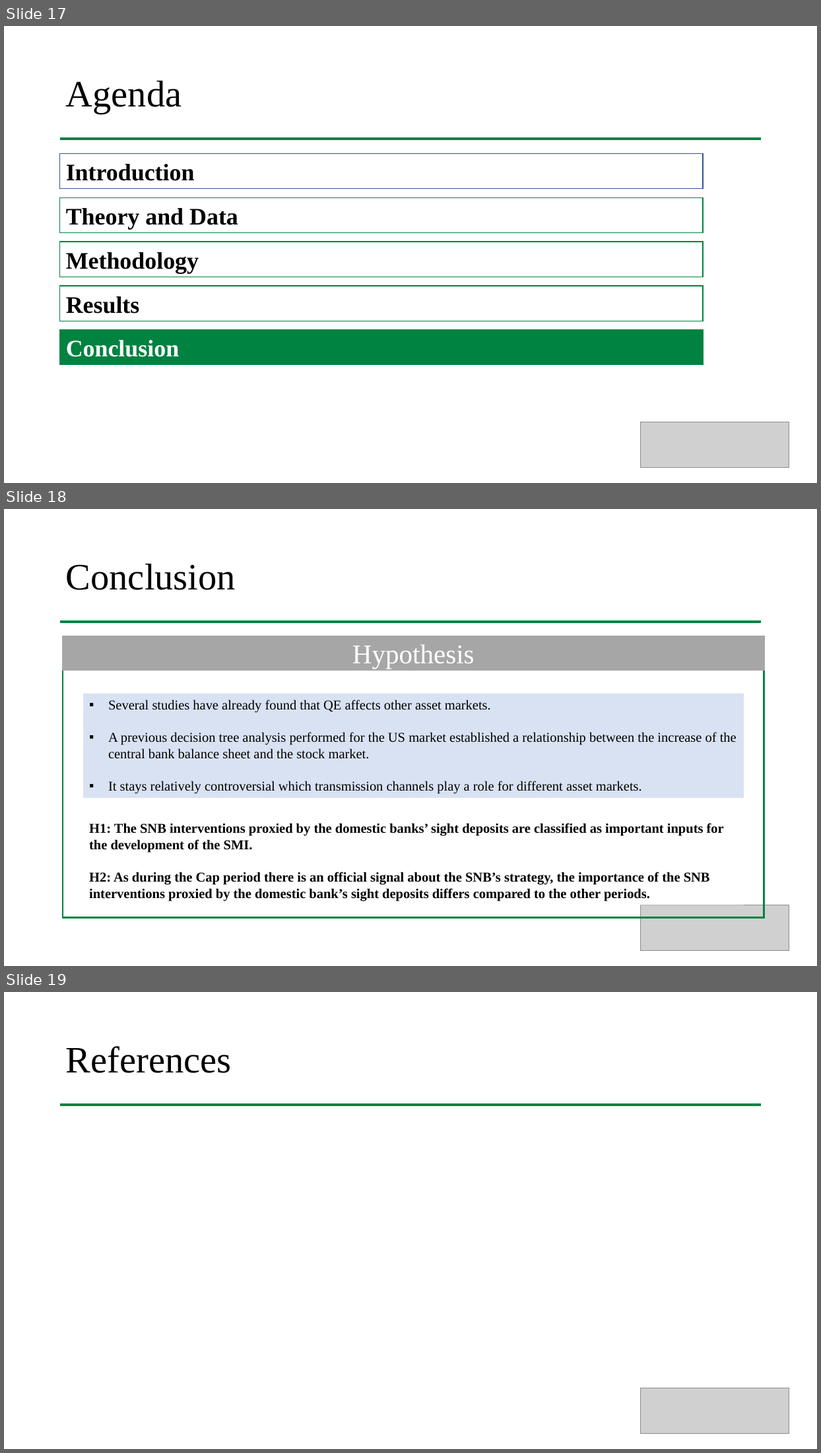
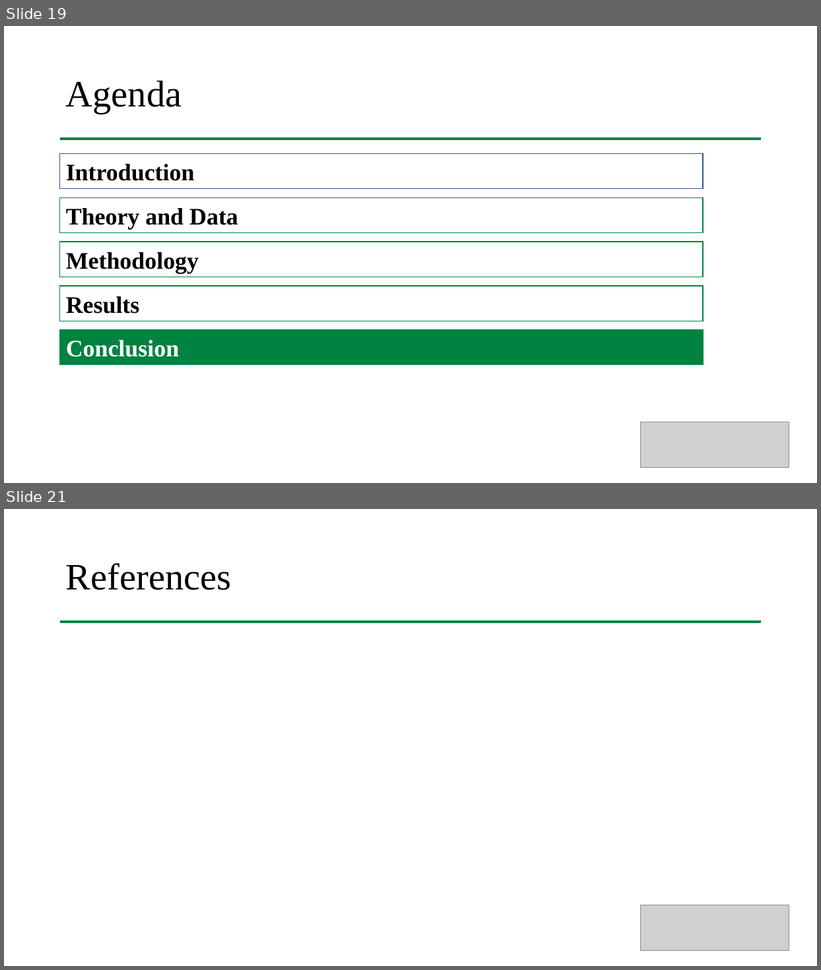
Before and after one commit to larsphilipp/ResSem19, a slide deck: Plots/Presentation_Stauffenegger_Woessner.pptx. Shown one above the other, each under a label of ours: slides 17, 18 and 19 before the commit, slides 19 and 21 after it; the slides between them are not shown. The pictures are 821x1453 and 821x970 pixels, drawn with LibreOffice and Linux fonts; fonts in the diff are those of the drawing; grey boxes stand for pictures. Boxes give left, top, right and bottom in pixels: in the first picture for what was removed or moved away, otherwise in the second. Text is boxed around its words. In the diff, an @@ line names an element or a change of style, - is before the commit and + after.

```diff
--- a/Plots/Presentation_Stauffenegger_Woessner.pptx
+++ b/Plots/Presentation_Stauffenegger_Woessner.pptx
@@ slide 18 removed at box(4, 509, 817, 966), background #FFFFFF @@
@@ title removed at box(66, 563, 236, 590) @@
-Conclusion
@@ line removed from (60, 622) to (762, 622) @@
@@ rectangle removed at box(63, 636, 765, 669) @@
-Hypothesis
@@ rectangle removed at box(63, 669, 765, 918) @@
@@ rectangle removed at box(83, 694, 744, 799) @@
-▪ Several studies have already found that QE affects other asset markets.
-▪ A previous decision tree analysis performed for the US market established a relationship between the increase of the central bank balance sheet and the stock market.
-▪ It stays relatively controversial which transmission channels play a role for different asset markets.
@@ text removed at box(89, 823, 724, 902) @@
-H1: The SNB interventions proxied by the domestic banks’ sight deposits are classified as important inputs for the development of the SMI.
-H2: As during the Cap period there is an official signal about the SNB’s strategy, the importance of the SNB interventions proxied by the domestic bank’s sight deposits differs compared to the other periods.
@@ picture removed at box(640, 906, 789, 951) @@
@@ what was slide 17 is now slide 19 @@
@@ what was slide 19 is now slide 21 @@
```
Also in this commit, not shown: 3 slides added.
